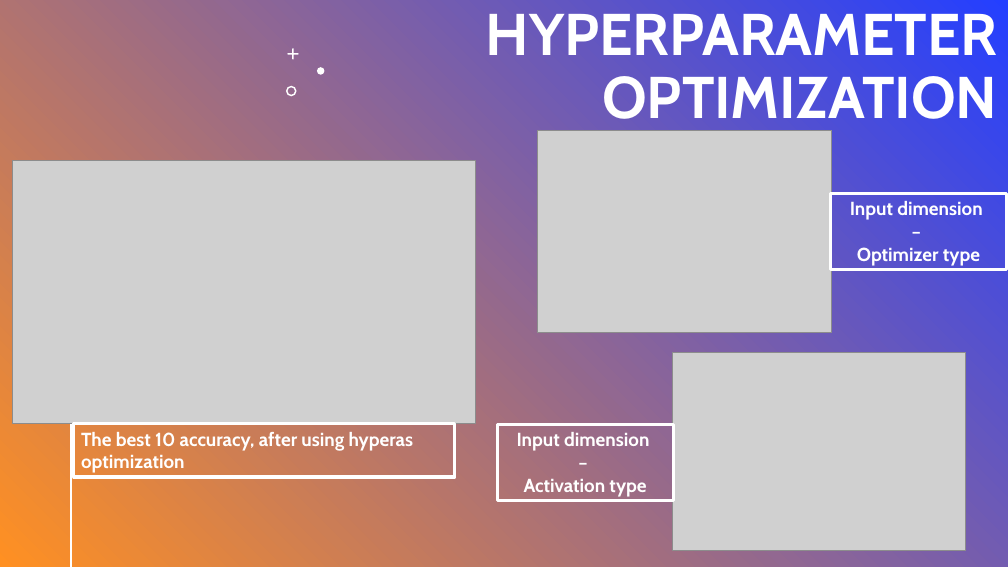
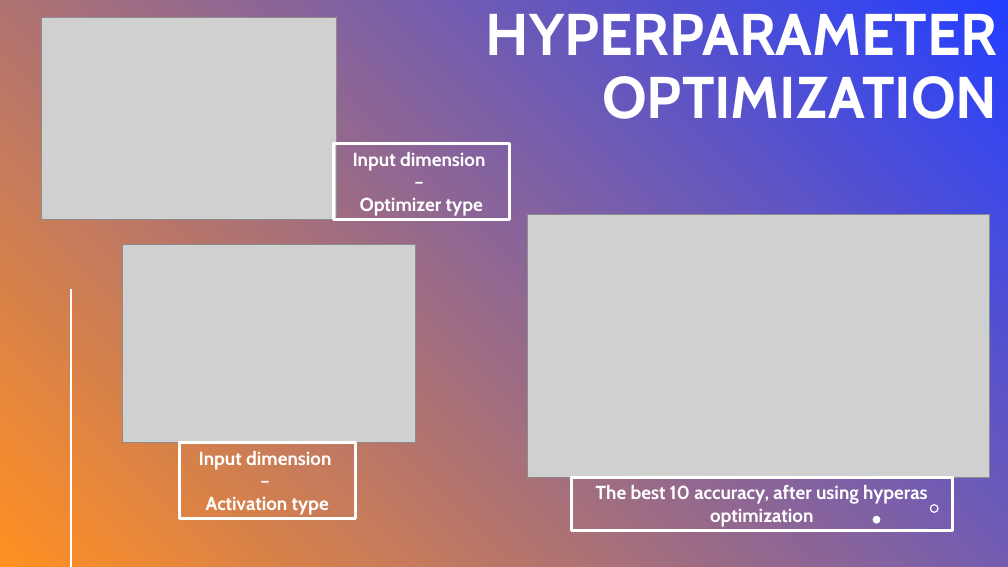
Before and after one commit to gaalszandi/visual_speech_recognition, a slide deck: slide 9 of Documentation/Coding Corgies.pptx. Drawn at 1008x567 pixels with LibreOffice and Linux fonts; fonts in the diff are those of the drawing; grey boxes stand for pictures. Boxes give left, top, right and bottom in pixels: in the first picture for what was removed or moved away, otherwise in the second. Text is boxed around its words. In the diff, an @@ line names an element or a change of style, - is before the commit and + after.

Commit message:
updated presentation

```diff
--- a/Documentation/Coding Corgies.pptx
+++ b/Documentation/Coding Corgies.pptx
@@ picture: place and size @@
-picture at bbox=[537, 130, 832, 333]
+picture at bbox=[42, 17, 337, 220]
@@ rectangle "Input dimension": place and size @@
-rectangle "Input dimension" at bbox=[831, 194, 1007, 270]
+rectangle "Input dimension" at bbox=[333, 144, 510, 220]
@@ picture: place and size @@
-picture at bbox=[13, 160, 476, 423]
+picture at bbox=[528, 215, 991, 478]
@@ picture: place and size @@
-picture at bbox=[673, 352, 966, 551]
+picture at bbox=[123, 244, 416, 442]
@@ rectangle "Input dimension": place and size @@
-rectangle "Input dimension" at bbox=[498, 424, 674, 501]
+rectangle "Input dimension" at bbox=[179, 442, 355, 519]
@@ rectangle "The best 10 accuracy, after ...": place and size @@
-rectangle "The best 10 accuracy, after ..." at bbox=[74, 423, 455, 477]
+rectangle "The best 10 accuracy, after ..." at bbox=[572, 477, 953, 531]
@@ rectangle "The best 10 accuracy, after ..." at bbox=[572, 477, 953, 531]: alignment left to centre @@
@@ freeform shape: place and size @@
-freeform shape at bbox=[287, 48, 299, 60]
+freeform shape at bbox=[896, 466, 909, 479]
@@ freeform shape: place and size @@
-freeform shape at bbox=[286, 85, 296, 96]
+freeform shape at bbox=[930, 504, 939, 513]
@@ freeform shape: place and size @@
-freeform shape at bbox=[317, 67, 324, 75]
+freeform shape at bbox=[873, 516, 880, 523]
```
